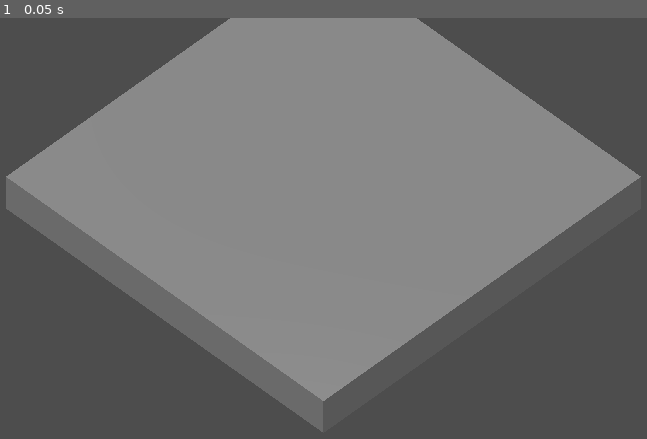
Above: before the commit, frame 1.
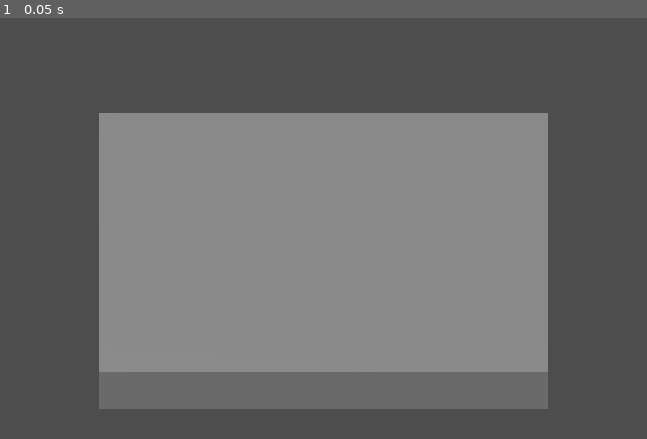
Above: after the commit, the same moment.

Repository: amari-charles/project-summoner
Game: Godot game, scene res://scenes/battlefield/paper_mario_test.tscn
The game is run twice, just before and just after one commit, with the same random seed, the same clock (stepped at 60 frames per second) and the same inputs. This scene is started directly instead of the project's main scene.
Inputs:
- Up to frame 1 (0.05 s): no input

The runs differ from the first frame. In frame 1, 31% of the frame differs, in the area x 0-100%, y 0-99%.

Commit message:
Fix camera and platform alignment for orthogonal view
Rotated floor and Sprite3D by -45° on Y-axis so camera views them straight-on:
- Floor now appears as square (not diamond) from camera
- Sprite3D faces camera perpendicularly
- Camera adjusted to match -45° viewing angle

This creates proper "corner view" orthogonal look.

🤖 Generated with [Claude Code](https://claude.com/claude-code)

Co-Authored-By: Claude <noreply@anthropic.com>

Diff:
--- a/scenes/battlefield/paper_mario_test.tscn
+++ b/scenes/battlefield/paper_mario_test.tscn
@@ -9,7 +9,7 @@
 [node name="PaperMarioTest" type="Node3D"]
 
 [node name="Camera3D" type="Camera3D" parent="."]
-transform = Transform3D(0.707107, -0.5, 0.5, 0, 0.707107, 0.707107, -0.707107, -0.5, 0.5, 5, 5, 5)
+transform = Transform3D(0.707107, -0.408248, 0.577350, 0, 0.816497, 0.577350, -0.707107, -0.408248, 0.577350, 5, 5, 5)
 projection = 1
 size = 10.0
 
@@ -17,7 +17,7 @@
 transform = Transform3D(0.866025, -0.433013, 0.25, 0, 0.5, 0.866025, -0.5, -0.75, 0.433013, 0, 5, 0)
 
 [node name="Floor" type="CSGBox3D" parent="."]
-transform = Transform3D(1, 0, 0, 0, 1, 0, 0, 0, 1, 0, -0.5, 0)
+transform = Transform3D(0.707107, 0, 0.707107, 0, 1, 0, -0.707107, 0, 0.707107, 0, -0.5, 0)
 size = Vector3(10, 1, 10)
 
 [node name="TestCharacter" type="CharacterBody3D" parent="."]
@@ -27,7 +27,7 @@
 shape = SubResource("CapsuleShape3D_1")
 
 [node name="Sprite3D" type="Sprite3D" parent="TestCharacter"]
-transform = Transform3D(1, 0, 0, 0, -4.37114e-08, 1, 0, -1, -4.37114e-08, 0, 0.5, 0)
+transform = Transform3D(0.707107, 0, 0.707107, 0, 1, 0, -0.707107, 0, 0.707107, 0, 0.5, 0)
 billboard = 0
 shaded = true
 alpha_cut = 2
